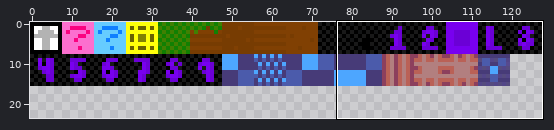
Sprite sheet: DryBones/Assets/Blocks/Textures/Block Atlas.png. Above: a wide view before the commit, with the close-up outlined.
Close-up. Earlier state:
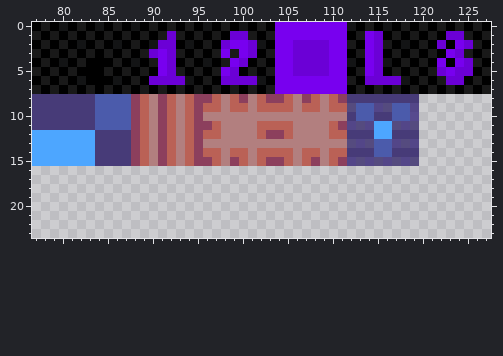
The file is 128x128 pixels. Colours within 5 levels of each other are drawn and written as one. Shown: x 77..127, y 0..23. The wide view leaves out empty margins.
After:
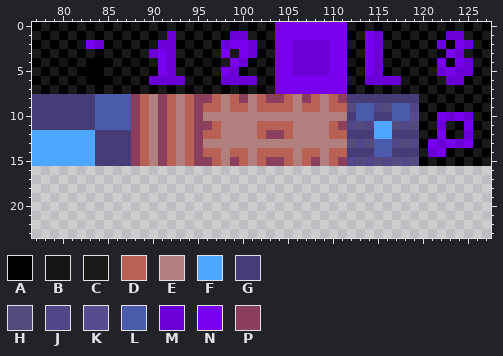
Palette (. is transparent): A #000000  B #131415  C #191919  D #ba6156  E #b27f7f  F #4da6ff  G #473b78  H #554b7f  J #534688  K #574a8e  L #4b5bab  M #6b00d6  N #7800ef  P #8c3f5d
What changed:
y 2: x 83..84 AC -> NM
y 8: x 120..127 ........ -> CACACACA
y 9: x 120..127 ........ -> ACACACAC
y 10: x 120..127 ........ -> CANMNMCA
y 11: x 120..127 ........ -> ACMCANAC
y 12: x 120..127 ........ -> CANACMCA
y 13: x 120..127 ........ -> ANMNMNAC
y 14: x 120..127 ........ -> CMNACACA
y 15: x 120..127 ........ -> ACACACAC
Changed places in both close-ups, as pixel boxes (x1, y1, x2, y2):
changed: (86, 40, 104, 49)
added: (419, 94, 491, 166)
